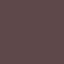
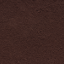
Before/after of a 64px x 64px layered artwork. What changed in the layer stack:
added layer "Pasted Layer" (soft light) above "Layer" over [0, 0, 64, 64]
